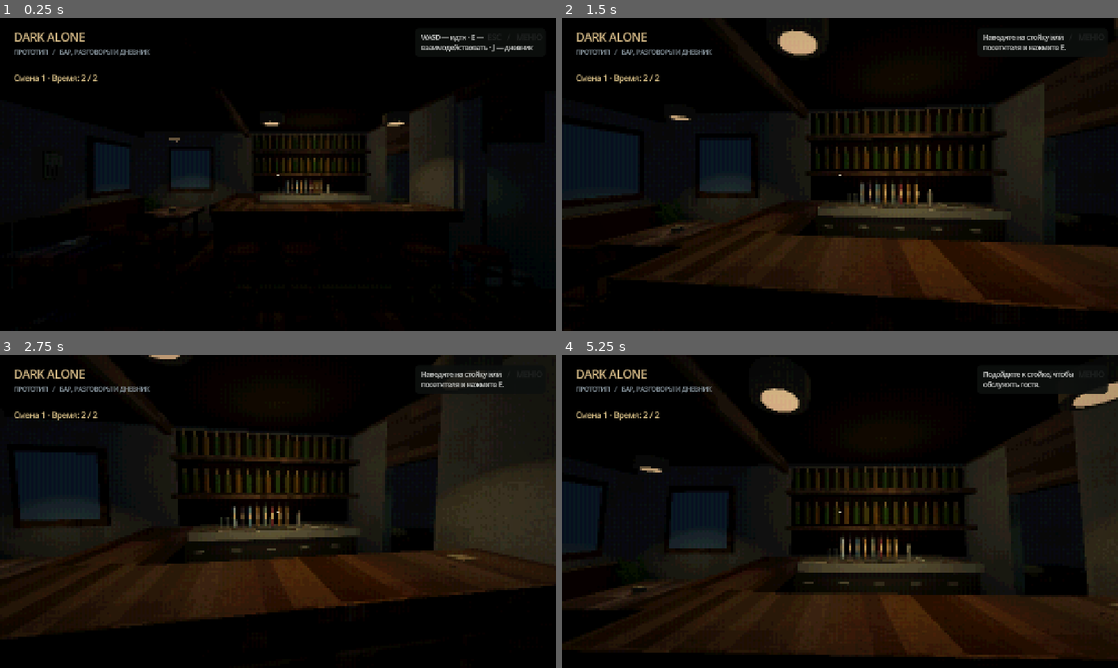
Above: before the commit, frames 1-4 (two rows, left to right).
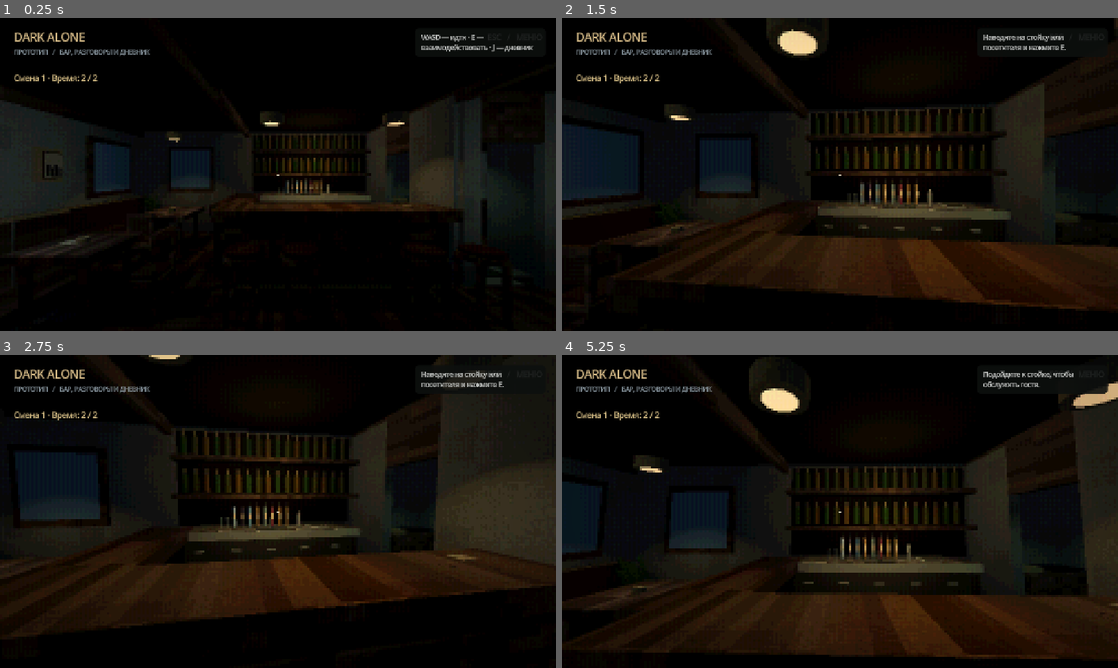
Above: after the commit, the same moments.

Repository: ZetMGC/Dark-Alone
Game: Godot game, scene res://scenes/main/reasoning_demo.tscn
Two runs of this game, one before a commit and one after it. Both use one fixed random seed, a clock stepped at 60 frames per second and the inputs below.
Inputs (mouse positions are in pixels of both pictures, inside the frame that each line leads up to):
- Up to frame 1 (0.25 s): no input
- Up to frame 2 (1.5 s): tap Enter at 0.5 s; move the mouse to (867, 174) at 0.52 s; hold E (interact) 0.53-1.28 s; hold W (move_forward) from 0.53 s (still down); click (867, 174) at 0.67 s; move the mouse to (812, 174) at 1.27 s; right-click (812, 174) at 1.35 s
- Up to frame 3 (2.75 s): keep holding W (move_forward); tap R (reset_look) at 2 s; move the mouse to (289, 505) at 2.02 s; tap Down (look_down) at 2.1 s
- Up to frame 4 (5.25 s): keep holding W (move_forward); tap R (reset_look) at 2.75 s; move the mouse to (834, 517) at 2.77 s; tap Left (look_left) at 2.85 s; click (834, 517) at 2.92 s; move the mouse to (878, 514) at 3.52 s; tap Right (look_right) at 3.6 s; move the mouse to (795, 508) at 4.27 s; tap Up (look_up) at 4.35 s; move the mouse to (845, 511) at 5.02 s; hold B (serve) from 5.03 s (still down); click (845, 511) at 5.17 s

The runs differ from the first frame. In frame 1, 2.5% of the frame differs, in the area x 0-100%, y 29-76%; in frame 2, 0.5%; in frame 3, less than 0.1%; in frame 4, 0.6%.

Commit message:
fix: brighten bar seating service passage and storage

Diff:
--- a/scripts/levels/reference_bar.gd
+++ b/scripts/levels/reference_bar.gd
@@ -122,8 +122,8 @@
 	lamp(Vector3(-1.6, 2.5, 1.4), 0.0, 2.4)
 	lamp(Vector3(-1.2, 2.5, -1.2), 1.25, 3.0)
 	lamp(Vector3(0.7, 2.5, -1.2), 1.25, 3.0)
-	lamp(Vector3(2.2, 2.5, -2.5), 0.65, 2.4, Color(0.72, 0.86, 0.77))
-	lamp(Vector3(4, 2.5, -2.5), 0.25, 2.0, Color(0.70, 0.78, 0.74))
+	lamp(Vector3(2.2, 2.5, -2.5), 1.2, 3.1, Color(0.72, 0.86, 0.77))
+	lamp(Vector3(4, 2.5, -2.5), 1.4, 3.0, Color(0.70, 0.78, 0.74))
 	lamp(Vector3(4, 2.5, 0.5), 0.4, 2.0, Color(0.72, 0.80, 0.76))
 	lamp(Vector3(3, 2.5, 3), 0.25, 2.0)
 	lamp(Vector3(-0.6, 2.5, 3.4), 0.35, 2.1)
@@ -143,6 +143,16 @@
 	bounce.omni_range = 3.6
 	bounce.shadow_enabled = true
 	add_child(bounce)
+	# Боковое заполнение показывает мебель/ящики, которые не ловят свет сверху.
+	for data in [["LeftSeatingFill", Vector3(-3.55, 1.6, 0), 0.85, 4.3, Color(0.78, 0.80, 0.78)], ["StoreFill", Vector3(4.0, 1.65, -2.4), 0.7, 2.5, Color(0.76, 0.82, 0.77)], ["ServicePassageFill", Vector3(2.2, 1.5, 0.2), 0.55, 2.6, Color(0.78, 0.80, 0.76)]]:
+		var fill := OmniLight3D.new()
+		fill.name = data[0]
+		fill.position = data[1]
+		fill.light_energy = data[2]
+		fill.omni_range = data[3]
+		fill.light_color = data[4]
+		fill.shadow_enabled = true
+		add_child(fill)
 	var environment := WorldEnvironment.new()
 	environment.environment = Environment.new()
 	environment.environment.background_mode = Environment.BG_COLOR
--- a/tests/reference_bar_test.gd
+++ b/tests/reference_bar_test.gd
@@ -94,6 +94,8 @@
 	await capture(main, Vector3(2.65, 1.7, 1.6), Vector3(-2.8, 1.1, -0.5), "hall")
 	await capture(main, Vector3(0.6, 1.6, 1.6), Vector3(2.1, 1.1, -1.4), "passage")
 	await capture(main, Vector3(-2.3, 1.35, 0.2), Vector3(-3.4, 0.65, -1.9), "seating")
+	await capture(main, Vector3(-0.4, 1.65, -2.0), Vector3(2.3, 1.1, -0.4), "service_left")
+	await capture(main, Vector3(3.5, 1.65, -2.5), Vector3(4.65, 0.7, -3.45), "store")
 	expect(session.start_dialogue(&"test_war_cinema_guest"), "Conversation remains available in night lighting")
 	await get_tree().create_timer(0.7).timeout
 	await capture(main, Vector3(-0.2, 1.65, -2.0), Vector3(-0.2, 1.43, -0.45), "support_front")
Binary file added: docs/art/night-bar-left-visible.png
Binary file added: docs/art/night-bar-store-visible.png
Not shown, changed: docs/BACKLOG.md
Not shown, changed: docs/HANDOFF.md
Not shown, changed: docs/STATUS.md
Not shown, added: docs/worklog/2026-10-29-04-night-visibility.md
Not shown, changed: docs/worklog/README.md
